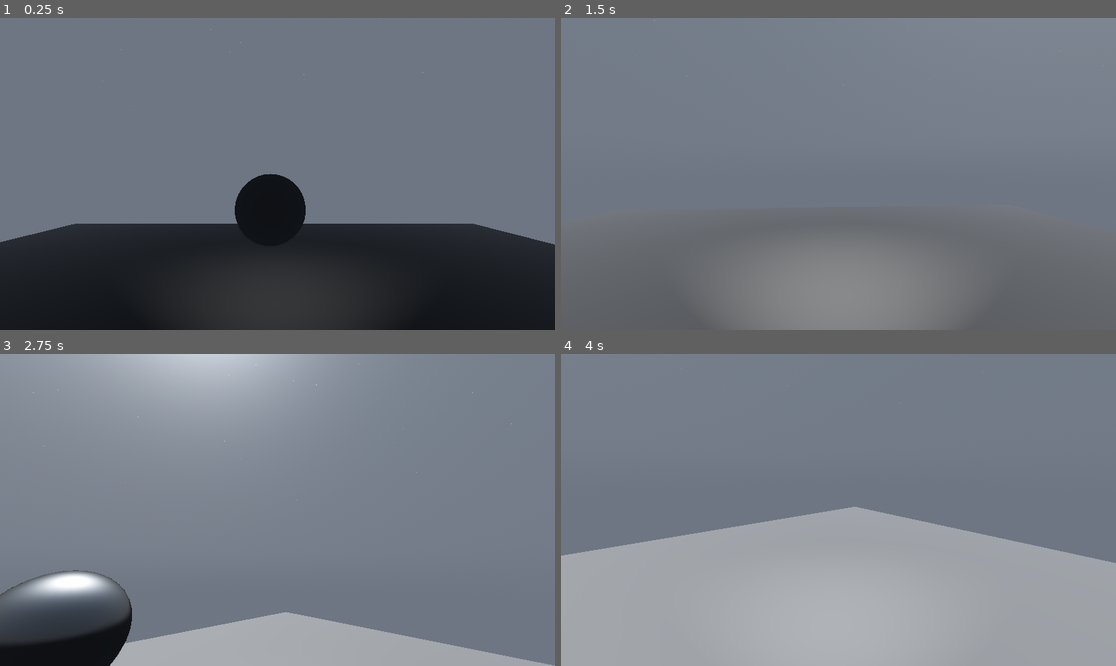
Above: before the commit, frames 1-4 (two rows, left to right).
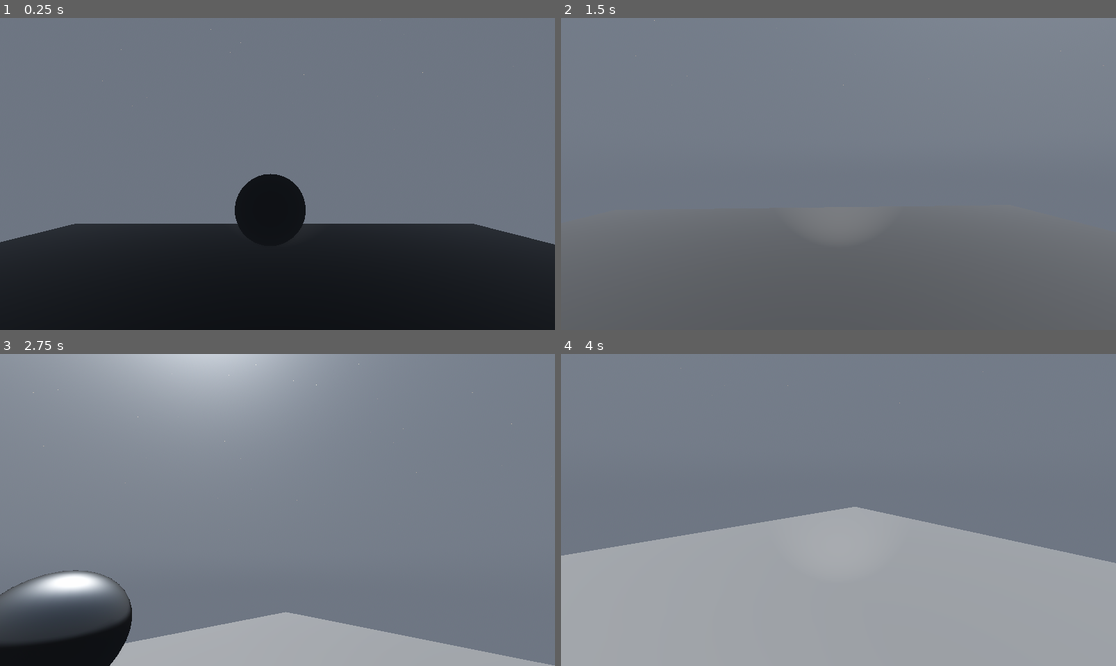
Above: after the commit, the same moments.

Repository: felixjacknife3-hash/SorterMorders
Game: Godot game, scene res://Main.tscn
Two runs of this game, one before a commit and one after it. Both use one fixed random seed, a clock stepped at 60 frames per second and the inputs below.
Inputs (mouse positions are in pixels of both pictures, inside the frame that each line leads up to):
- Up to frame 1 (0.25 s): no input
- Up to frame 2 (1.5 s): move the mouse to (866, 174) at 0.52 s; tap A (A) at 0.6 s; tap Space (Jump) at 0.77 s; tap D (D) at 0.8, 1.35 s; tap Enter at 1.25 s; move the mouse to (810, 174) at 1.27 s
- Up to frame 3 (2.75 s): tap Space (Jump) at 1.52 s; tap S (S) at 1.55, 2.1 s; move the mouse to (288, 503) at 2.02 s; tap A (A) at 2.3 s
- Up to frame 4 (4 s): tap Space (Jump) at 2.75, 3.02, 3.77 s; move the mouse to (832, 516) at 2.77 s; tap A (A) at 2.85 s; tap D (D) at 3.05, 3.6 s; move the mouse to (877, 513) at 3.52 s; tap S (S) at 3.8 s

The runs differ from the first frame. In frame 1, 4.6% of the frame differs, in the area x 35-65%, y 80-100%; in frame 2, 8.3%, in the area x 31-69%, y 73-100%; in frame 3, less than 0.1%; in frame 4, less than 0.1%.

Commit message:
Made Players flashlight go on and off with day cycle

Diff:
--- a/Environment.gd
+++ b/Environment.gd
@@ -1,7 +1,7 @@
 extends Node3D
 class_name TimedEnvironment
 
-
+@export var day := true
 @export var dayLength: float = 2400
 @export var nightLength: float = 600
 @export_group("Light")
@@ -10,8 +10,6 @@
 
 var cycleLength: float
 var time := 0.0
-
-var day := true
 var animPlayed := false
 
 # Called when the node enters the scene tree for the first time.
--- a/Main.tscn
+++ b/Main.tscn
@@ -93,8 +93,9 @@
 
 [node name="Main" type="Node3D" unique_id=1043340439]
 
-[node name="Player" parent="." unique_id=1751044688 instance=ExtResource("1_glv2v")]
+[node name="Player" parent="." unique_id=1751044688 node_paths=PackedStringArray("environment") instance=ExtResource("1_glv2v")]
 transform = Transform3D(1, 0, 0, 0, 1, 0, 0, 0, 1, 0.1, -0.099999964, 0.1)
+environment = NodePath("../Environment")
 
 [node name="World" type="Node3D" parent="." unique_id=2110458245]
 
--- a/Player.tscn
+++ b/Player.tscn
@@ -16,12 +16,13 @@
 material = SubResource("StandardMaterial3D_xhfnw")
 size = Vector3(1, 0.5, 0.6)
 
-[node name="Player" type="CharacterBody3D" unique_id=1751044688 node_paths=PackedStringArray("head")]
+[node name="Player" type="CharacterBody3D" unique_id=1751044688 node_paths=PackedStringArray("head", "light")]
 script = ExtResource("1_xhfnw")
 sprintSpeed = 7.0
 baseSpeed = 4.0
 sens = 1.5
 head = NodePath("Head")
+light = NodePath("Head/SpotLight3D")
 
 [node name="CollisionShape3D" type="CollisionShape3D" parent="." unique_id=607986907]
 transform = Transform3D(1, 0, 0, 0, 1, 0, 0, 0, 1, 0, 1, 0)
@@ -41,3 +42,5 @@
 [node name="Cam" type="Camera3D" parent="Head" unique_id=317463938]
 
 [node name="SpotLight3D" type="SpotLight3D" parent="Head" unique_id=1571608150]
+spot_range = 20.0
+spot_angle = 20.0
--- a/PlayerController.gd
+++ b/PlayerController.gd
@@ -15,6 +15,9 @@
 @export_group("Nodes")
 @export_subgroup("3D")
 @export var head: Node3D
+@export var environment: TimedEnvironment
+@export_subgroup("Light")
+@export var light: SpotLight3D
 
 var speed: float = 3
 var jumps = 0
@@ -32,6 +35,7 @@
 		head.rotation_degrees.x = clamp(head.rotation_degrees.x, minXRot, maxXRot)
 
 func _physics_process(delta: float) -> void:
+
 	#Pause Region
 	#region
 	#Leave Captured Mouse Mode
